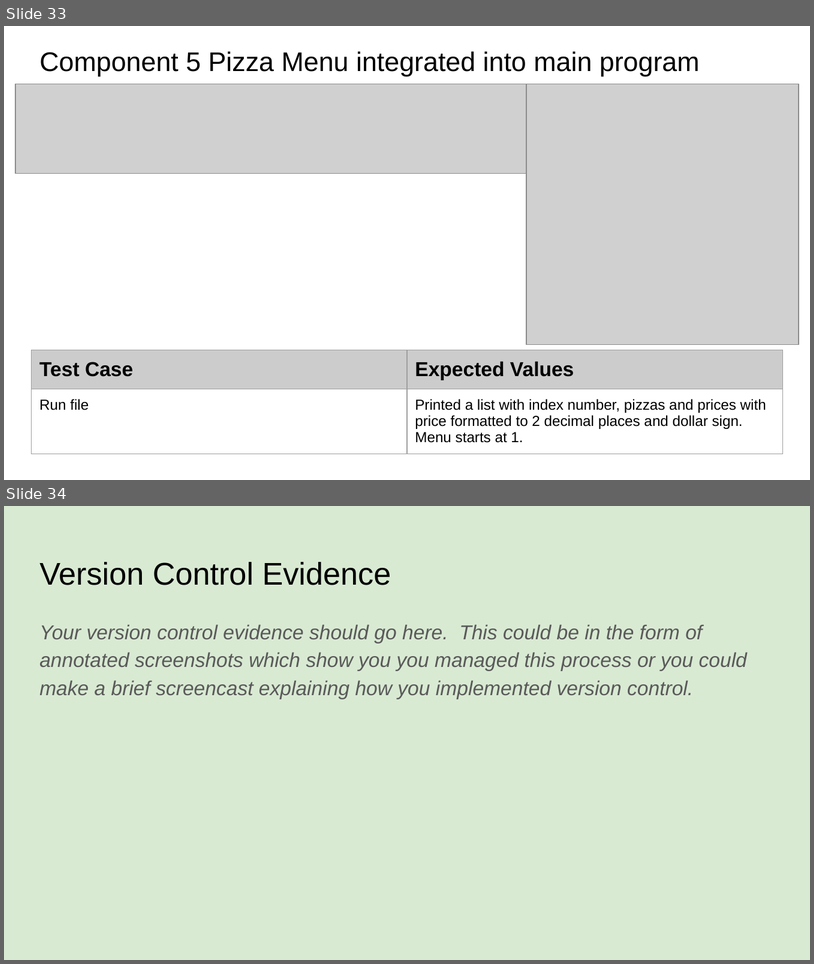
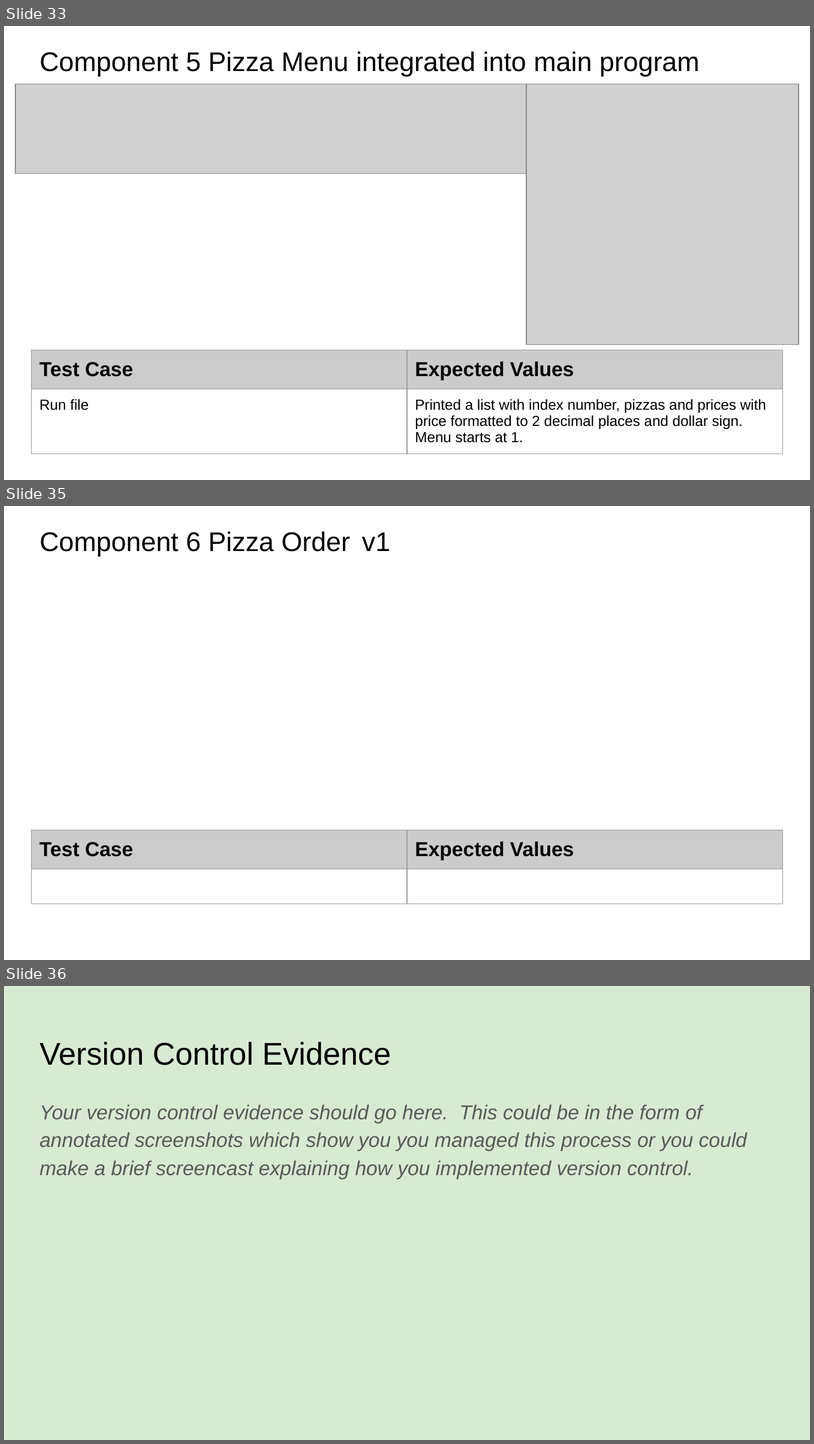
Before and after one commit to danettp/pizza_bot, a slide deck: 022_91893+_+91897+Documentation.pptx. Shown one above the other, each under a label of ours: slides 33 and 34 before the commit, slides 33, 35 and 36 after it; the slides between them are not shown. The pictures are 814x964 and 814x1444 pixels, drawn with LibreOffice and Linux fonts; fonts in the diff are those of the drawing; grey boxes stand for pictures. Boxes give left, top, right and bottom in pixels: in the first picture for what was removed or moved away, otherwise in the second. Text is boxed around its words. In the diff, an @@ line names an element or a change of style, - is before the commit and + after.

Commit message:
Added pizza choice
Pizza choice system added

```diff
--- a/022_91893+_+91897+Documentation.pptx
+++ b/022_91893+_+91897+Documentation.pptx
@@ slide 35 added at (4,506,810,960), background #FFFFFF @@
@@ title added at (39,531,390,556), 24 pt, text #000000 @@
+Component 6 Pizza Order v1
@@ table added at (32,830,783,905), 2 rows, 2 columns @@
+Test Case | Expected Values
+ | 
@@ what was slide 34 is now slide 36 @@
```
Also in this commit, not shown: 1 other slide added, 1 other file.
